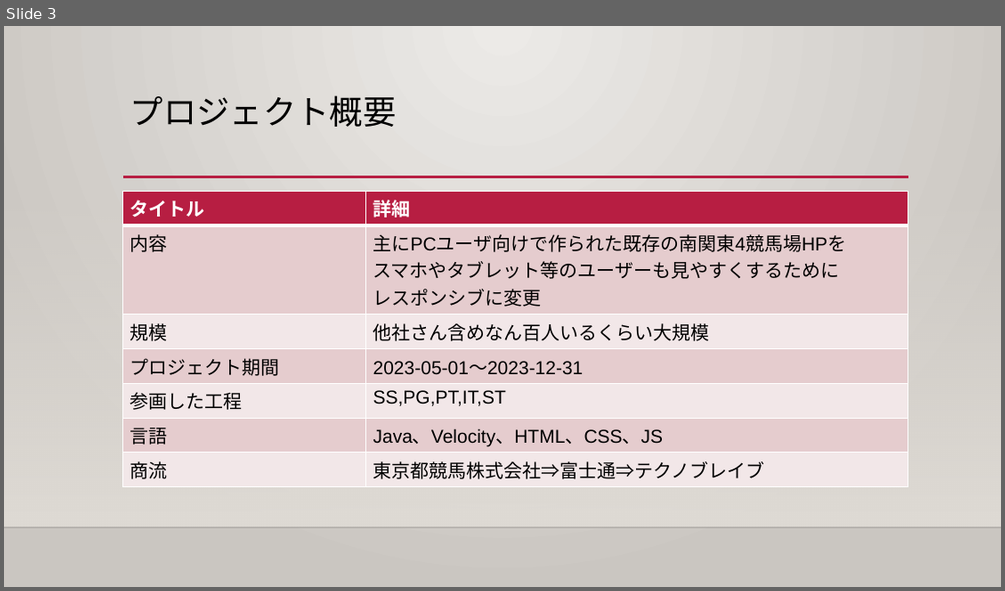
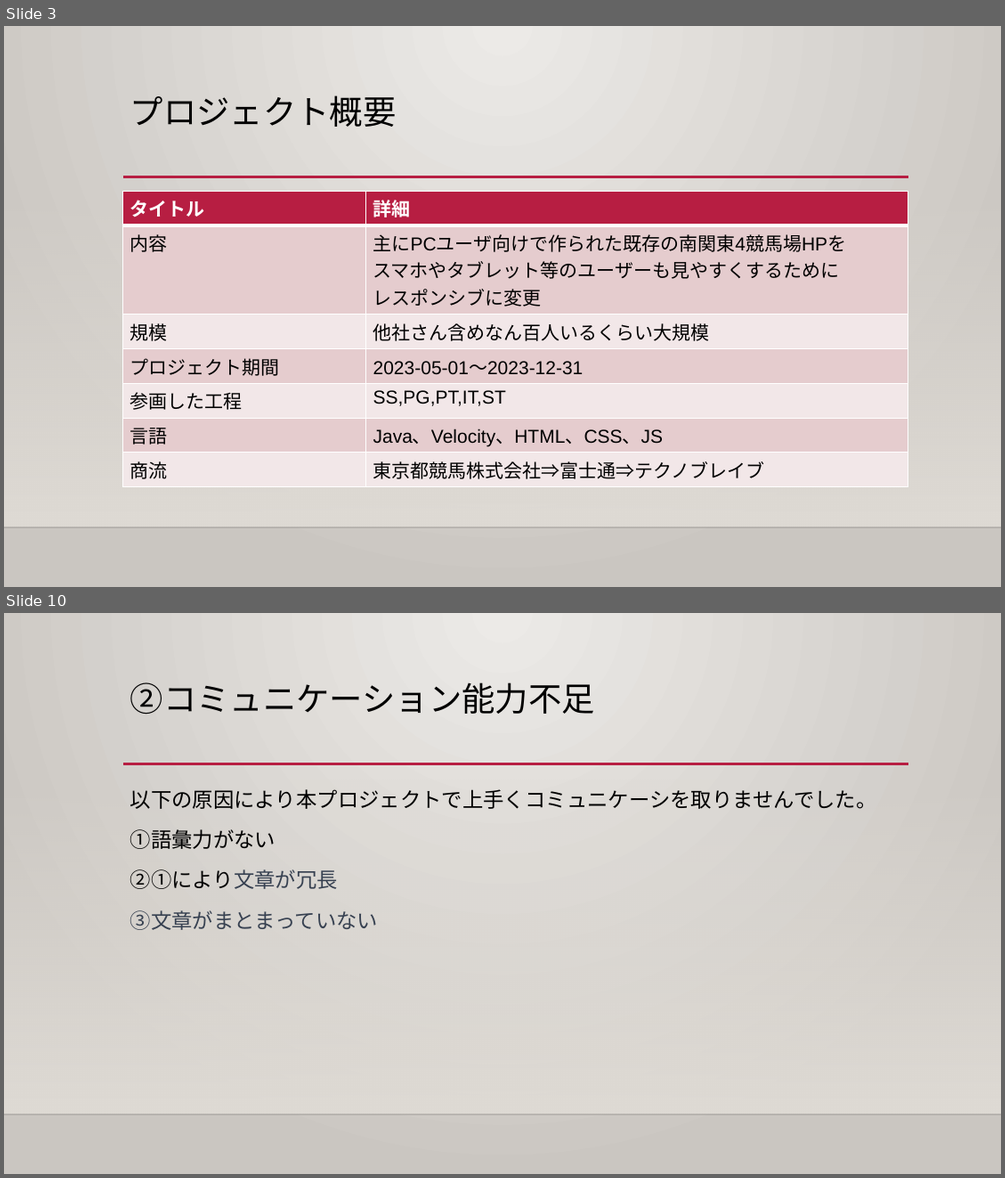
Before and after one commit to bittap/ppt, a slide deck: プログラム経験.pptx. Shown one above the other, each under a label of ours: slide 3 before the commit, slides 3 and 10 after it; the slides between them are not shown. The pictures are 1005x591 and 1005x1178 pixels, drawn with LibreOffice and Linux fonts; fonts in the diff are those of the drawing; background and template pictures are left out. Boxes give left, top, right and bottom in pixels: in the first picture for what was removed or moved away, otherwise in the second. Text is boxed around its words. In the diff, an @@ line names an element or a change of style, - is before the commit and + after.

```diff
--- a/プログラム経験.pptx
+++ b/プログラム経験.pptx
@@ slide 10 added at box(4, 613, 1001, 1174), background gradient #ECEAE7 to #CAC7C1; not listed: 3 template elements that a slide beside it also shows @@
@@ title added at box(130, 682, 595, 714), 32 pt, text #000000 @@
+②コミュニケーション能力不足
@@ text added at box(130, 789, 877, 930), 20 pt, text #000000 @@
+以下の原因により本プロジェクトで上手くコミュニケーシを取りませんでした。
+①語彙力がない
+②①により文章が冗長
+③文章がまとまっていない
```
Also in this commit, not shown: 4 slides changed, 4 other slides added.
